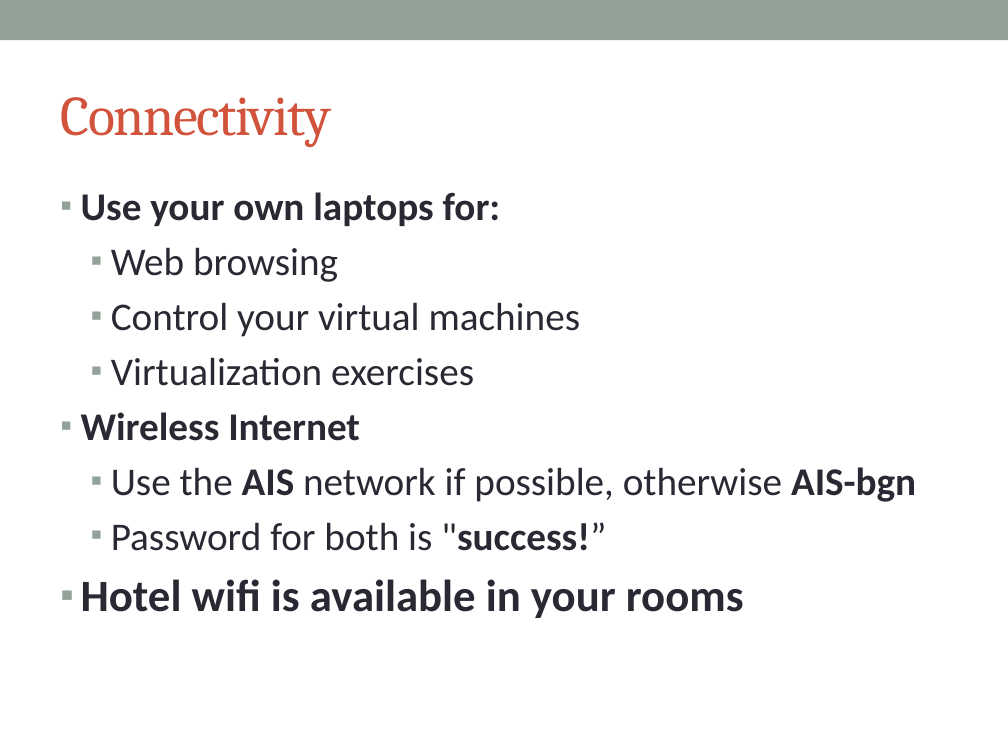
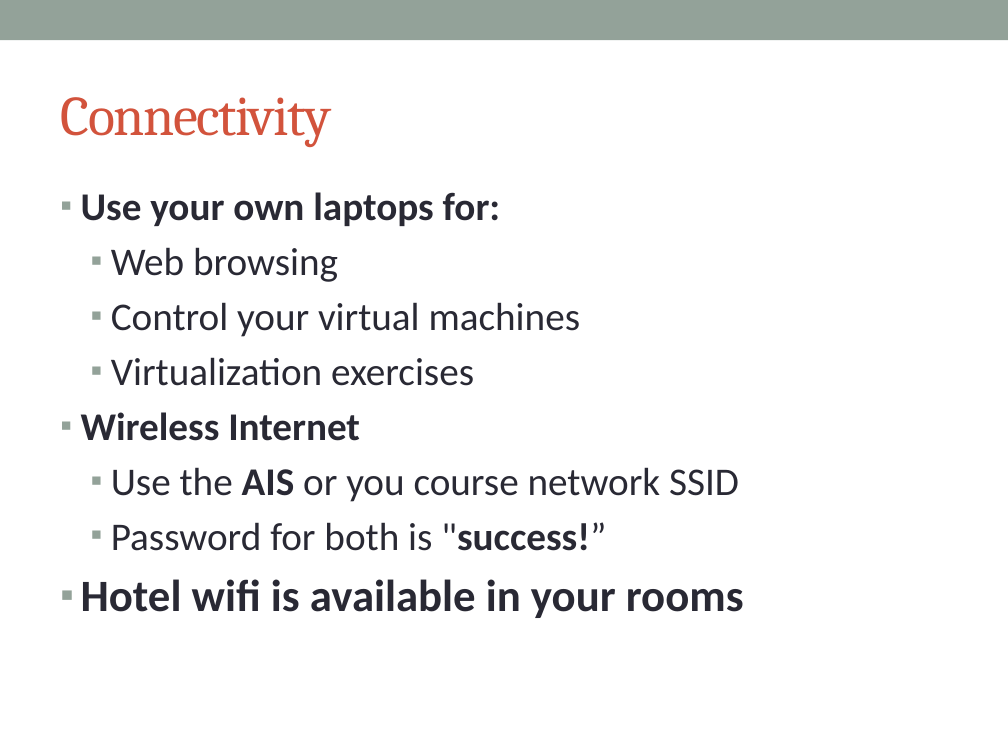
Before and after one commit to afnog/afnog.github.io, a slide deck: slide 8 of sse/intro/IntroPresentation.pptx. Drawn at 1008x756 pixels with LibreOffice and Linux fonts; fonts in the diff are those of the drawing. Boxes give left, top, right and bottom in pixels: in the first picture for what was removed or moved away, otherwise in the second. Text is boxed around its words. In the diff, an @@ line names an element or a change of style, - is before the commit and + after.

```diff
--- a/sse/intro/IntroPresentation.pptx
+++ b/sse/intro/IntroPresentation.pptx
@@ text at <box>111,467,739,502</box>: text changed @@
-  ▪ Use the AIS network if possible, otherwise AIS-bgn
+  ▪ Use the AIS or you course network SSID
```
Also in this commit, not shown: 12 other slides changed, 4 other files.
